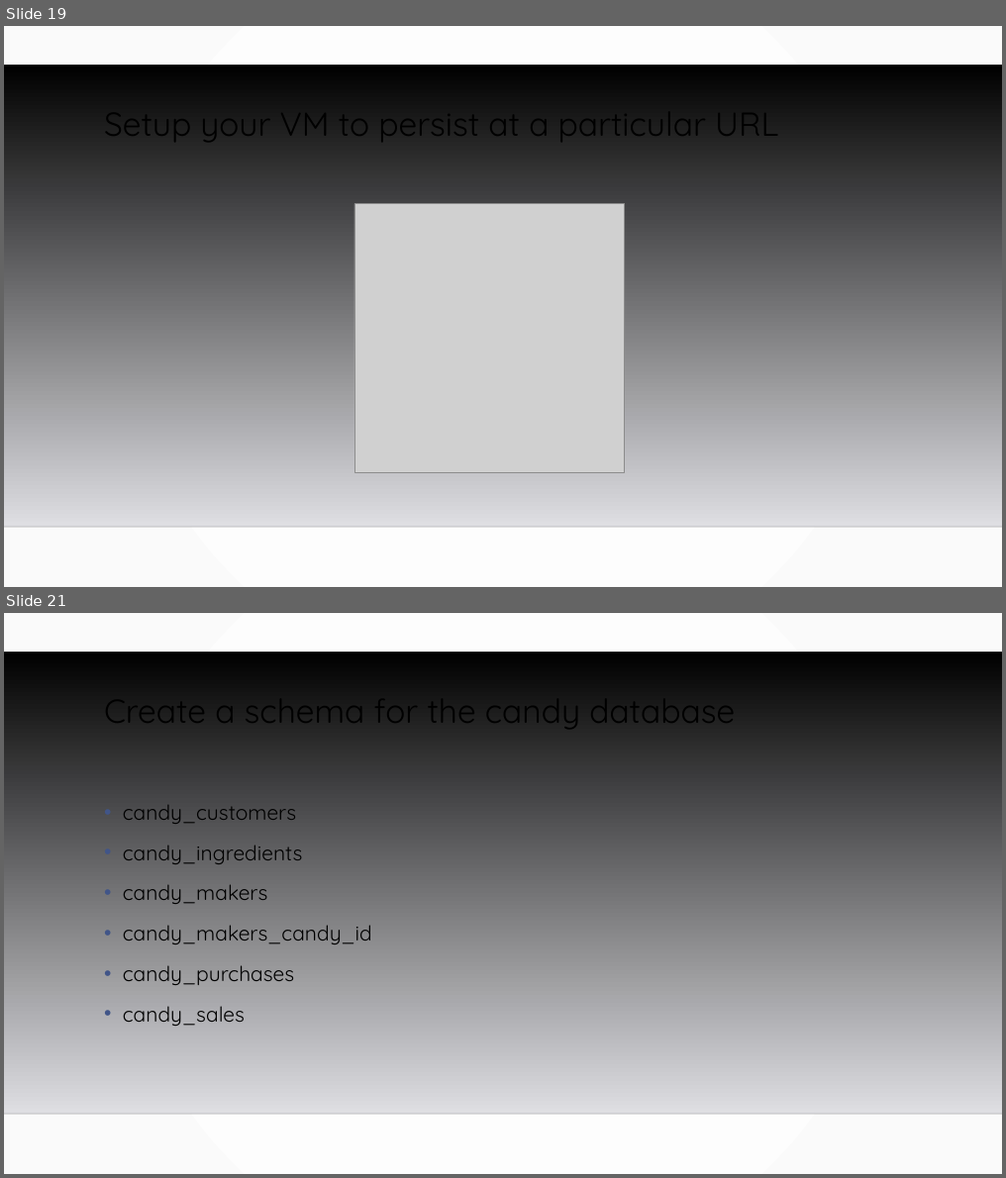
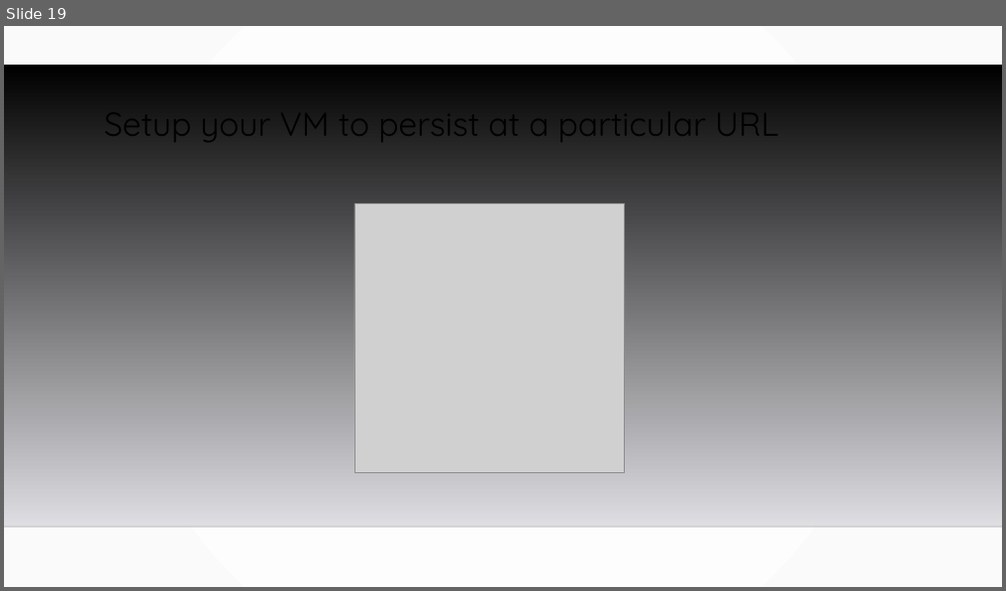
Before and after one commit to MGIS-UMN/GIS5577_week9, a slide deck: WebMapping_Backend.odp. Shown one above the other, each under a label of ours: slides 19 and 21 before the commit, slide 19 after it; the slides between them are not shown. The pictures are 1006x1178 and 1006x591 pixels, drawn with LibreOffice and Linux fonts; fonts in the diff are those of the drawing; grey boxes stand for pictures; background and template pictures are left out. Boxes give left, top, right and bottom in pixels: in the first picture for what was removed or moved away, otherwise in the second. Text is boxed around its words. In the diff, an @@ line names an element or a change of style, - is before the commit and + after.

```diff
--- a/WebMapping_Backend.odp
+++ b/WebMapping_Backend.odp
@@ slide 21 removed at [4,613,1002,1174], background gradient #FFFFFF to #FAFAFA; not listed: 2 template elements that a slide beside it also shows @@
@@ title removed at [104,684,735,734] @@
-Create a schema for the candy database
@@ text removed at [123,805,372,1026] @@
-• candy_customers
-• candy_ingredients
-• candy_makers
-• candy_makers_candy_id
-• candy_purchases
-• candy_sales
```
Also in this commit, not shown: 1 other slide removed, 2 other files.
